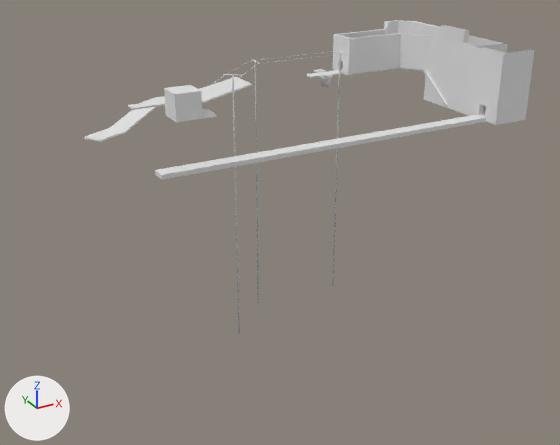
The Blender file Modelos/Blends/Teste.blend: old version first, new version second.
One viewpoint serves both versions: a 50 mm lens placed at (-114.9, -134.1, 46.5), pointed at (-41.1, 0.1, -20.6). The lights are fixed; the arrows at lower left show +X, +Y and +Z.

The older version as bpy lines, for what is in view:
```python
me_cube_003 = bpy.data.meshes.new('Cube.003')
me_cube_003.from_pydata(...)  # 184 vertices, 171 faces; spans x -22.5..15.3, y -2.6..19.7, z -1.3..7.6
me_cube_003.polygons.foreach_set('use_smooth', [True] * 171)
me_cube_004 = bpy.data.meshes.new('Cube.004')
me_cube_004.from_pydata(...)  # 84 vertices, 80 faces; spans x -37.5..1.0, y -17.6..16.2, z -5.5..7.3
me_cube_004.polygons.foreach_set('use_smooth', [True] * 80)
me_cylinder = bpy.data.meshes.new('Cylinder')
me_cylinder.from_pydata(...)  # 226 vertices, 260 faces; spans x -41.3..-1.6, y -19.7..0.1, z -49.7..11.0
ob_pole = bpy.data.objects.new('Pole', me_cylinder)
ob_pole.location = (-14.8, 17.9, -0.1)
ob_primeiroandar = bpy.data.objects.new('PrimeiroAndar', me_cube_003)
ob_primeiroandar.location = (1.8, 16.0, 5.2)
ob_primeiroandar2 = bpy.data.objects.new('PrimeiroAndar2', me_cube_004)
ob_primeiroandar2.location = (-38.5, 16.1, 3.3)
# also in view: 'Entrada' at (-26.9, 1.9, 5.9)
```
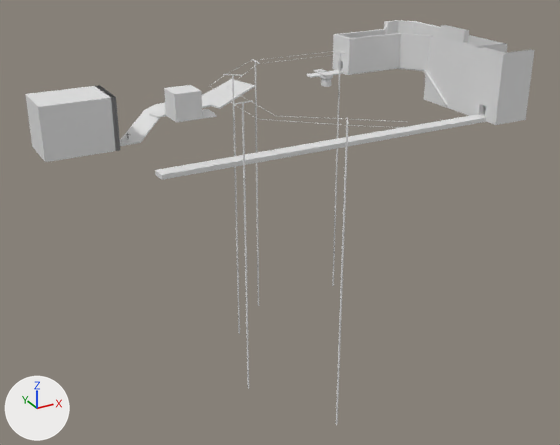
Diff of the bpy script that builds the scene:
```diff
--- a/Modelos/Blends/Teste.blend.py
+++ b/Modelos/Blends/Teste.blend.py
@@ me_cylinder @@
 # used by ob_pole; location = (-14.8, 17.9, -0.1)
-me_cylinder.from_pydata(...)  # 226 vertices, 260 faces; spans x -41.3..-1.6, y -19.7..0.1, z -49.7..11.0
+me_cylinder.from_pydata(...)  # 402 vertices, 456 faces; spans x -43.5..-1.6, y -57.3..0.1, z -49.7..11.0
+# me_cylinder part 1: the loose piece of 62 vertices spanning x -35.1..-31.9, y -12.4..-10.1, z -49.7..11.0 is copied, and the copy is turned 40.4 degrees about the z axis through its middle, then moved by (-7.8, -20.2, 0.0); it spans x -43.3..-39.3, y -31.7..-31.2, z -49.7..11.0
+# me_cylinder part 2: the loose piece of 12 vertices spanning x -39.1..-24.0, y -19.7..-3.7, z 10.8 is copied, and the copy is turned 95.5 degrees about the z axis through its middle, then moved by (0.3, -36.4, 0.0); it spans x -40.0..-22.6, y -54.9..-41.3, z 10.8
+# me_cylinder part 3: a new loose piece of 62 vertices spanning x -32.6..-30.6, y -51.8..-48.4, z -49.7..11.0
+# me_cylinder part 4: 228 kept faces spanning x -35.1..-1.7, y -12.4..0.1, z -49.7..11.0 are now shaded flat
@@ me_cube_004 @@
 # used by ob_primeiroandar2; location = (-38.5, 16.1, 3.3)
-me_cube_004.from_pydata(...)  # 84 vertices, 80 faces; spans x -37.5..1.0, y -17.6..16.2, z -5.5..7.3
+me_cube_004.from_pydata(...)  # 84 vertices, 80 faces; spans x -33.8..0.9, y -17.6..11.4, z -5.5..7.3
+# me_cube_004 part 5: 56 of 84 vertices moved; they spanned x -37.5..1.0, y -6.0..16.2, z -5.5..1.7 and now span x -33.8..0.9, y -11.3..11.4, z -5.5..1.7; mean shift (0.1, -4.7, 0.0); largest move (-30.9, 8.2, -5.1) -> (-31.3, -0.5, -5.1)
@@ me_cube_006 @@
+me_cube_006.from_pydata(...)  # 21 vertices, 22 faces; spans x -48.31..-33.65, y -7.56..3.11, z -5.13..5.54
+me_cube_006.polygons.foreach_set('use_smooth', [True] * 22)
@@ ob_sala1 @@
+ob_sala1 = bpy.data.objects.new('Sala1', me_cube_006)
+ob_sala1.location = (-38.5, 16.1, 3.3)
```

Changed parts and their boxes (x1, y1, x2, y2) in the pictures (560 x 445 px):
'Sala1', added: after (25, 85, 120, 162)
'PrimeiroAndar2', reshaped (20% narrower): before (84, 77, 252, 142); after (120, 79, 255, 146)
'Pole', reshaped (45% wider, 32% taller): before (210, 50, 346, 334); after (210, 50, 407, 425)
part 1 of me_cylinder, added: after (233, 100, 253, 389)
part 2 of me_cylinder, added: after (283, 116, 407, 122)
part 3 of me_cylinder, added: after (336, 117, 348, 425)
part 4 of me_cylinder, shading changed: (230, 69, 340, 334) in both
